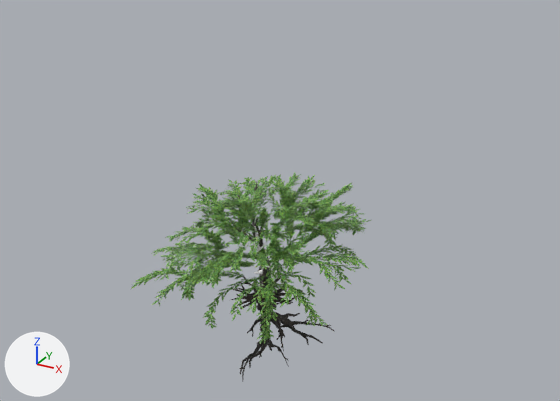
Before and after pictures for a commit that changed the FBX model bin/models/mangle/mangle.fbx.
The view is the same before and after, from a 50 mm camera at (12.73, -22.02, 15.04) aimed at (0.52, 0.17, 3.95). The axes (+X, +Y, +Z) are drawn at lower left. The lights are the same throughout. Where no turn or scale is listed for an object, it has been applied to the vertices. Vertices at the same position are counted once.

The first picture shows 'leaves', 'tree1_tree1_0', 'tree2_tree2_0', 'tree2_tree2_0.001', 'tree3_tree3_0'.
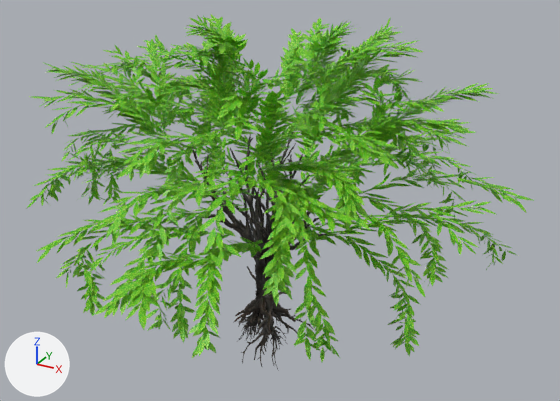
Pixel boxes (x1, y1, x2, y2) of what changed, in the pictures (560 x 401 px):
'leaves.001', added (green)
    after: (26, 14, 534, 362)
'leaves', deleted (green)
    before: (130, 172, 371, 344)
'tree3_tree3_0.001', added (black)
    after: (223, 134, 296, 323)
'tree3_tree3_0.003', added (black)
    after: (248, 178, 303, 291)
'tree3_tree3_0.006', added (black)
    after: (192, 147, 264, 281)
'tree2_tree2_0.001', reshaped
    before: (231, 276, 295, 381)
    after: (260, 312, 279, 349)
'tree2_tree2_0', deleted
    before: (238, 261, 334, 352)
'tree2_tree2_0.005', added (black)
    after: (241, 289, 282, 364)
'tree3_tree3_0.002', added
    after: (239, 154, 310, 333)
'tree3_tree3_0', deleted
    before: (231, 182, 291, 306)
'tree3_tree3_0.005', added
    after: (260, 197, 331, 290)
'tree3_tree3_0.004', added
    after: (246, 131, 297, 295)
'tree2_tree2_0.008', added
    after: (273, 307, 313, 333)
'tree2_tree2_0.002', added
    after: (255, 290, 286, 366)
'tree2_tree2_0.004', added
    after: (266, 325, 286, 371)
'tree1_tree1_0', deleted
    before: (253, 226, 281, 308)
'tree2_tree2_0.006', added
    after: (237, 311, 256, 342)
'tree2_tree2_0.010', added
    after: (246, 312, 263, 341)
'tree2_tree2_0.009', added
    after: (240, 309, 258, 339)
'tree2_tree2_0.007', added
    after: (238, 310, 261, 339)

Diff of the bpy script that builds the scene:
```diff
--- a/bin/models/mangle/mangle.fbx.py
+++ b/bin/models/mangle/mangle.fbx.py
@@ me_tree2_tree2_0_001 @@
-me_tree2_tree2_0_001.from_pydata(...)  # 1410 vertices, 2816 faces; spans x -1.3..1.61, y -2.43..1.02, z -2.58..0.72
-me_tree2_tree2_0_001.materials.append(mat_tronco)  # picture img_tree_png
+me_tree2_tree2_0_001.from_pydata(...)  # 961 vertices, 1852 faces; spans x -0.99..0.27, y 0.05..1.38, z -2.55..-0.18
+# me_tree2_tree2_0_001 part 1: 1410 vertices removed from x -1.3..1.61, y -2.43..1.02, z -2.58..0.72; 961 vertices added at x -0.99..0.27, y 0.05..1.38, z -2.55..-0.18
+me_tree2_tree2_0_001.materials.append(mat_tree)  # picture img_tree3_diffuse_png
@@ ob_tree1_tree1_0 @@
-ob_tree1_tree1_0 = bpy.data.objects.new('tree1_tree1_0', me_tree1_tree1_0)
@@ ob_tree3_tree3_0 @@
-ob_tree3_tree3_0 = bpy.data.objects.new('tree3_tree3_0', me_tree3_tree3_0)
@@ ob_leaves @@
-ob_leaves = bpy.data.objects.new('leaves', me_leaves_001)
@@ ob_tree2_tree2_0 @@
-ob_tree2_tree2_0 = bpy.data.objects.new('tree2_tree2_0', me_tree2_tree2_0)
@@ ob_tree2_tree2_0_010 @@
+ob_tree2_tree2_0_010 = bpy.data.objects.new('tree2_tree2_0.010', me_tree2_tree2_0_019)  # 961 vertices, 1852 faces; spans x -1.04..0.08, y -0.69..0.54, z -2.2..-0.24; in mat_tree (picture img_tree3_diffuse_png)
+ob_tree2_tree2_0_010.location = (0.0, 0.0, 0.0)
@@ ob_tree3_tree3_0_004 @@
+ob_tree3_tree3_0_004 = bpy.data.objects.new('tree3_tree3_0.004', me_tree3_tree3_0_004)  # 1021 vertices, 2016 faces; spans x -1.55..0.69, y -0.24..2.9, z 0.12..5.63; in mat_tronco_001 (picture img_tree3_diffuse_png)
+ob_tree3_tree3_0_004.location = (0.0, 0.0, 0.0)
@@ ob_tree2_tree2_0_009 @@
+ob_tree2_tree2_0_009 = bpy.data.objects.new('tree2_tree2_0.009', me_tree2_tree2_0_018)  # 961 vertices, 1852 faces; spans x -1.26..-0.15, y -0.69..0.54, z -2.2..-0.24; in mat_tree (picture img_tree3_diffuse_png)
+ob_tree2_tree2_0_009.location = (0.0, 0.0, 0.0)
@@ ob_tree2_tree2_0_002 @@
+ob_tree2_tree2_0_002 = bpy.data.objects.new('tree2_tree2_0.002', me_tree2_tree2_0_012)  # 961 vertices, 1852 faces; spans x -0.36..0.68, y -1.21..0.54, z -2.43..0.3; in mat_tree (picture img_tree3_diffuse_png)
+ob_tree2_tree2_0_002.location = (0.0, 0.0, 0.0)
@@ ob_tree3_tree3_0_003 @@
+ob_tree3_tree3_0_003 = bpy.data.objects.new('tree3_tree3_0.003', me_tree3_tree3_0_003)  # 1021 vertices, 2016 faces; spans x -0.68..1.78, y -2.26..0.32, z 0.12..5.63; in mat_tronco_001 (picture img_tree3_diffuse_png)
+ob_tree3_tree3_0_003.location = (0.0, 0.0, 0.0)
@@ ob_tree2_tree2_0_006 @@
+ob_tree2_tree2_0_006 = bpy.data.objects.new('tree2_tree2_0.006', me_tree2_tree2_0_009)  # 961 vertices, 1852 faces; spans x -1.37..-0.26, y -0.69..0.54, z -2.33..-0.37; in mat_tree (picture img_tree3_diffuse_png)
+ob_tree2_tree2_0_006.location = (0.0, 0.0, 0.0)
@@ ob_tree3_tree3_0_001 @@
+ob_tree3_tree3_0_001 = bpy.data.objects.new('tree3_tree3_0.001', me_tree3_tree3_0_001)  # 1426 vertices, 2848 faces; spans x -2.39..0.98, y -0.76..1.46, z -1.55..5.85; in mat_tronco_001 (picture img_tree3_diffuse_png)
+ob_tree3_tree3_0_001.location = (0.0, 0.0, 0.0)
@@ ob_leaves_001 @@
+ob_leaves_001 = bpy.data.objects.new('leaves.001', me_leaves_009)  # 34523 vertices, 11508 faces; spans x -9.2..9.3, y -10.0..10.0, z 0.2..10.7; in mat_leaf (picture img_leafjpg_jpg)
+ob_leaves_001.location = (0.0, 0.0, 0.0)
@@ ob_tree3_tree3_0_002 @@
+ob_tree3_tree3_0_002 = bpy.data.objects.new('tree3_tree3_0.002', me_tree3_tree3_0_002)  # 1426 vertices, 2848 faces; spans x -0.75..1.78, y -1.12..1.41, z -1.41..6.3; in mat_tronco_001 (picture img_tree3_diffuse_png)
+ob_tree3_tree3_0_002.location = (0.0, 0.0, 0.0)
@@ ob_tree2_tree2_0_008 @@
+ob_tree2_tree2_0_008 = bpy.data.objects.new('tree2_tree2_0.008', me_tree2_tree2_0_017)  # 961 vertices, 1852 faces; spans x -0.54..1.23, y -0.03..1.72, z -2.22..0.11; in mat_tree (picture img_tree3_diffuse_png)
+ob_tree2_tree2_0_008.location = (0.0, 0.0, 0.0)
@@ ob_tree2_tree2_0_005 @@
+ob_tree2_tree2_0_005 = bpy.data.objects.new('tree2_tree2_0.005', me_tree2_tree2_0_015)  # 961 vertices, 1852 faces; spans x -0.48..1.21, y -1.3..0.08, z -2.39..0.45; in mat_tree (picture img_tree3_diffuse_png)
+ob_tree2_tree2_0_005.location = (0.0, 0.0, 0.0)
@@ ob_tree2_tree2_0_004 @@
+ob_tree2_tree2_0_004 = bpy.data.objects.new('tree2_tree2_0.004', me_tree2_tree2_0_014)  # 961 vertices, 1852 faces; spans x -0.04..1.1, y -1.08..0.39, z -2.5..-0.28; in mat_tree (picture img_tree3_diffuse_png)
+ob_tree2_tree2_0_004.location = (0.0, 0.0, 0.0)
@@ ob_tree3_tree3_0_006 @@
+ob_tree3_tree3_0_006 = bpy.data.objects.new('tree3_tree3_0.006', me_tree3_tree3_0_006)  # 1021 vertices, 2016 faces; spans x -3.59..0.28, y -1.17..0.97, z 0.1..5.19; in mat_tronco_001 (picture img_tree3_diffuse_png)
+ob_tree3_tree3_0_006.location = (0.0, 0.0, 0.0)
@@ ob_tree3_tree3_0_005 @@
+ob_tree3_tree3_0_005 = bpy.data.objects.new('tree3_tree3_0.005', me_tree3_tree3_0_005)  # 1021 vertices, 2016 faces; spans x -0.27..2.91, y -2.26..0.32, z 0.1..5.11; in mat_tronco_001 (picture img_tree3_diffuse_png)
+ob_tree3_tree3_0_005.location = (0.0, 0.0, 0.0)
@@ ob_tree2_tree2_0_007 @@
+ob_tree2_tree2_0_007 = bpy.data.objects.new('tree2_tree2_0.007', me_tree2_tree2_0_016)  # 961 vertices, 1852 faces; spans x -1.41..-0.01, y -0.54..0.41, z -2.04..-0.07; in mat_tree (picture img_tree3_diffuse_png)
+ob_tree2_tree2_0_007.location = (0.0, 0.0, 0.0)
```
